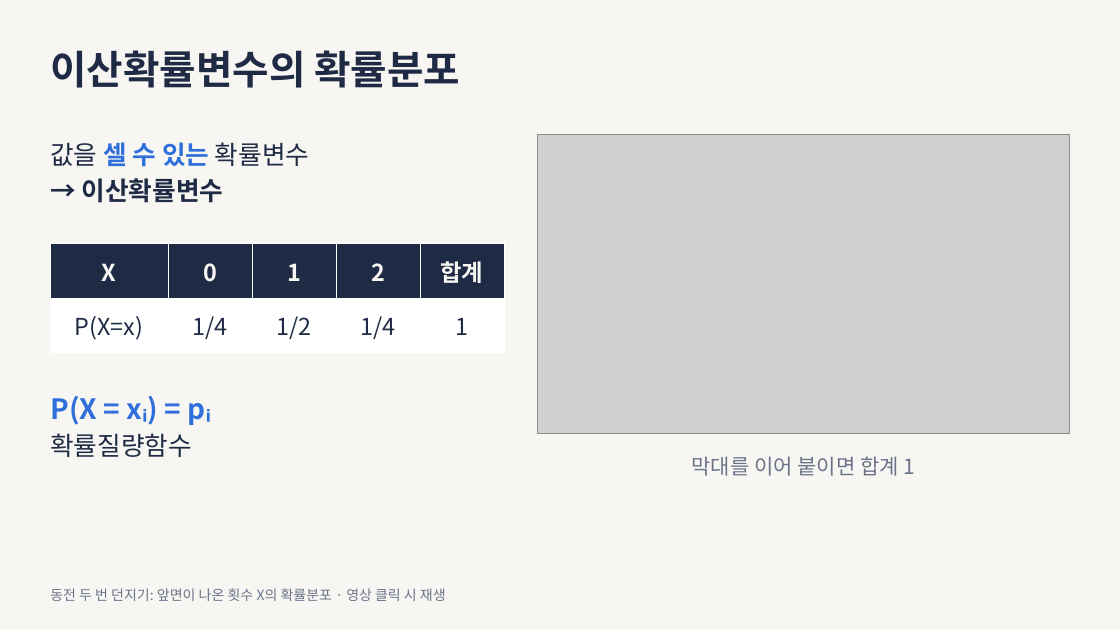
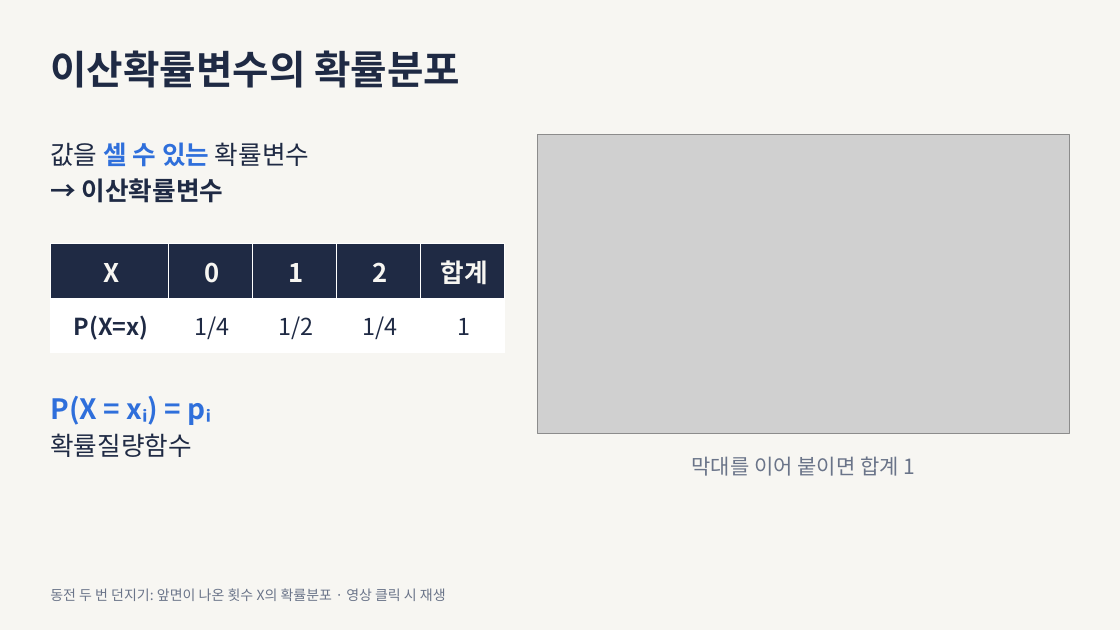
Before and after one commit to jeyoungpark12/prob-stats-lecture-slides, a slide deck: slide 6 of lectures/week01_도입/output/01_확률변수와_확률분포.pptx (slide 5 before the commit). Drawn at 1120x630 pixels with LibreOffice and Linux fonts; fonts in the diff are those of the drawing; grey boxes stand for pictures. Boxes give left, top, right and bottom in pixels: in the first picture for what was removed or moved away, otherwise in the second. Text is boxed around its words. In the diff, an @@ line names an element or a change of style, - is before the commit and + after.

```diff
--- a/lectures/week01_도입/output/01_확률변수와_확률분포.pptx
+++ b/lectures/week01_도입/output/01_확률변수와_확률분포.pptx
@@ table at box(50, 244, 504, 353) @@
@@ size 20 to 22 pt in "X", "0", "1", "2" and 1 more places @@
@@ bold on in "P(X=x)" @@
```
Also in this commit, not shown: 4 other slides changed, 2 slides added, 36 other files.
